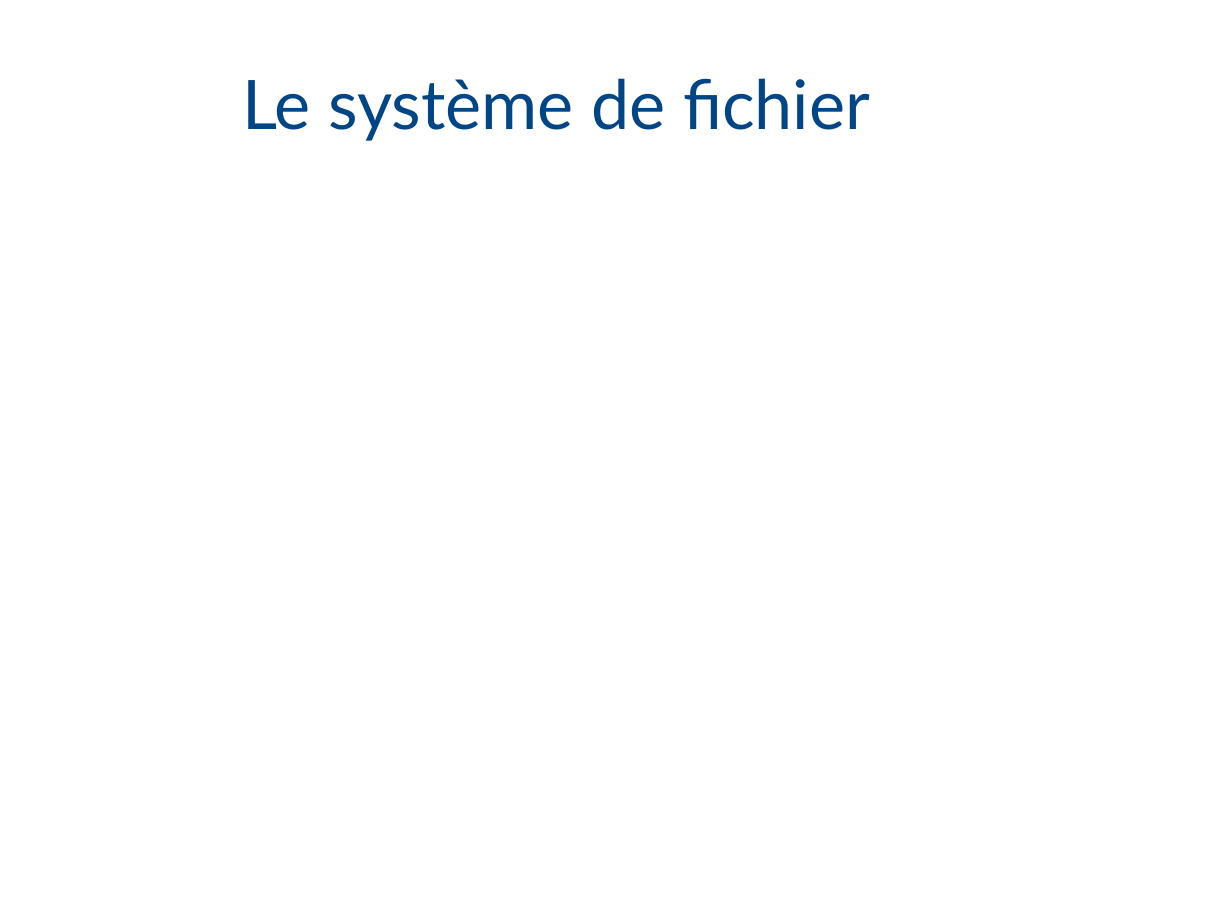
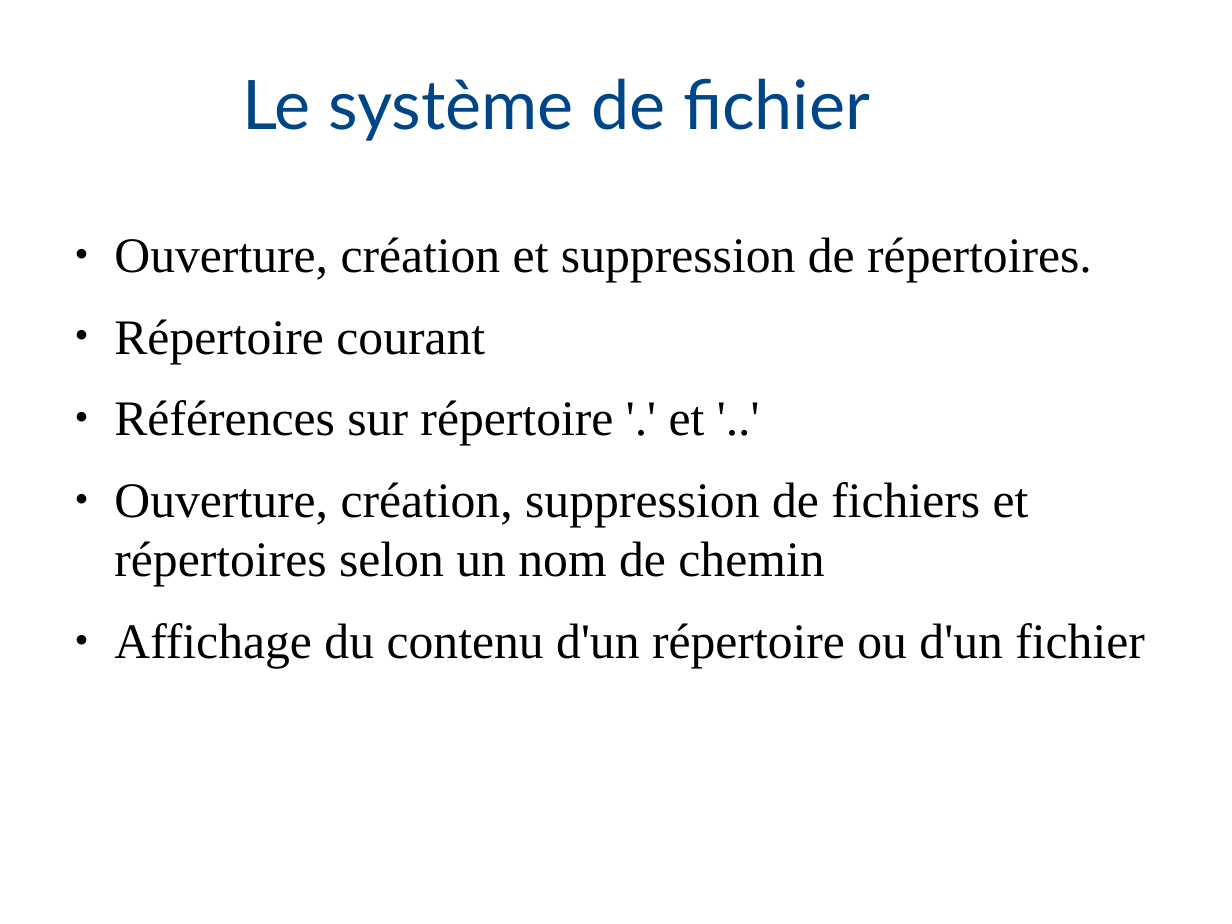
Before and after one commit to DiabetGuy/NachOS-TEAM-B-IM2AG-2017, a slide deck: slide 9 of Présentation.odp. Drawn at 1232x924 pixels with LibreOffice and Linux fonts; fonts in the diff are those of the drawing; background and template pictures are left out. Boxes give left, top, right and bottom in pixels: in the first picture for what was removed or moved away, otherwise in the second. Text is boxed around its words. In the diff, an @@ line names an element or a change of style, - is before the commit and + after.

```diff
--- a/Présentation.odp
+++ b/Présentation.odp
@@ text added at box(114, 237, 1145, 668), 32 pt, text #000000 @@
+● Ouverture, création et suppression de répertoires.
+● Répertoire courant
+● Références sur répertoire '.' et '..'
+● Ouverture, création, suppression de fichiers et répertoires selon un nom de chemin
+● Affichage du contenu d'un répertoire ou d'un fichier
```
Also in this commit, not shown: 1 other slide changed, 1 slide added, 1 slide removed, 3 other files.
